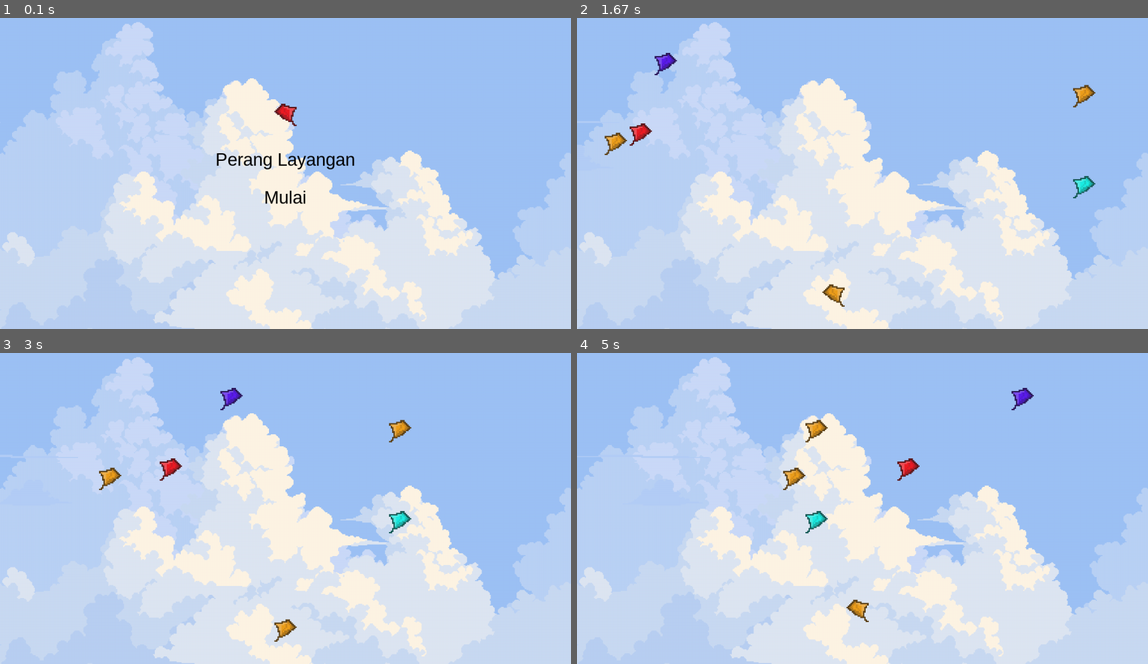
Above: before the commit, frames 1-4 (two rows, left to right).
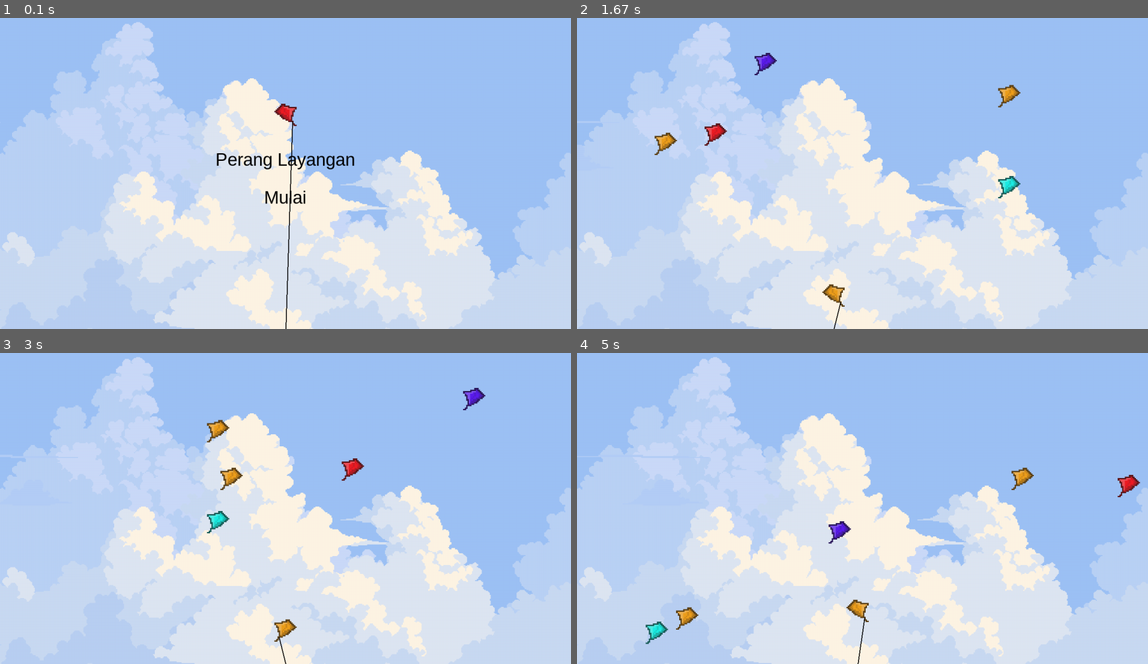
Above: after the commit, the same moments.

Repository: Tedorikk/PyGameLayangan
Game: pygame game, started from main.py
The game is run twice, just before and just after one commit, with the same random seed, the same clock (stepped at 60 frames per second) and the same inputs.
Inputs (mouse positions are in pixels of both pictures, inside the frame that each line leads up to):
- Up to frame 1 (0.1 s): no input
- Up to frame 2 (1.67 s): tap Space at 0.33, 0.73, 1.03 s; hold Right 0.67-1.13 s; click (919, 238) at 1.22 s; click (714, 49) at 1.55 s
- Up to frame 3 (3 s): click (256, 586) at 1.88 s; tap Space at 2.23 s; click (291, 536) at 2.25 s; click (205, 436) at 2.55 s; click (485, 589) at 2.88 s
- Up to frame 4 (5 s): click (674, 533) at 3.22 s; click (988, 424) at 3.55 s; click (725, 558) at 3.88 s; click (1068, 576) at 4.22 s; click (691, 623) at 4.55 s; tap Space at 4.9 s; click (771, 399) at 4.92 s; tap W at 4.98 s

The runs differ from the first frame. In frame 1, 0.2% of the frame differs, in the area x 50-52%, y 33-100%; in frame 2, 1.6%; in frame 3, 1.6%; in frame 4, 1.6%, in the area x 12-99%, y 11-100%.

Commit message:
Add String to Kite

Diff:
--- a/main.py
+++ b/main.py
@@ -209,11 +209,22 @@
             health_text = font.render(f'Health: {self.health}', True, (RED))
         screen.blit(health_text, (10, 10))  # Tampilkan nyawa di sudut kiri atas
 
+    def draw_line(self, screen):
+        # Menggambar garis dari titik bawah layangan ke posisi lebih rendah
+        if self.facing_left == True:
+            start_pos = (self.rect.centerx + 15, self.rect.bottom - 10)
+        else:
+            start_pos = (self.rect.centerx - 15, self.rect.bottom - 10)
+        end_pos = (self.rect.centerx, SCREEN_HEIGHT)  # Panjang tali layangan
+        pg.draw.line(screen, BLACK, start_pos, end_pos, 2)  # Tali berwarna hitam, tebal 2px
+
     def draw(self, screen):
         # Flip image if facing left
         image_to_draw = pg.transform.flip(self.image, True, False) if self.facing_left else self.image
         screen.blit(image_to_draw, self.rect.topleft)
-
+        self.draw_line(screen)  # Menggambar tali layangan
+
+# Kelas untuk layangan
 class Enemy(pg.sprite.Sprite):
     def __init__(self, image):
         super().__init__()
@@ -224,6 +235,8 @@
 
         # Tentukan arah awal: 1 untuk ke kanan, -1 untuk ke kiri
         self.direction = ran.choice([-1, 1])
+        self.facing_left = self.direction == -1  # Tentukan apakah menghadap kiri
+
         if self.direction == 1:  # Jika bergerak ke kanan
             self.rect.x = -self.image.get_width()  # Muncul dari kiri
         else:  # Jika bergerak ke kiri
@@ -232,7 +245,7 @@
     def update(self):
         self.rect.x += self.speed * self.direction  # Menggerakkan musuh secara horizontal
 
-        # Jika musuh keluar layar, reset posisi
+        # Jika musuh keluar layar, hapus dan spawn baru
         if self.rect.right < 0 or self.rect.left > SCREEN_WIDTH:
             self.reset_position()
 
@@ -240,13 +253,15 @@
         # Mengatur ulang posisi x dan y untuk kemunculan kembali
         self.rect.y = ran.randint(0, SCREEN_HEIGHT - 75)  # Posisi y acak
         self.direction *= -1  # Ubah arah bergerak
+        self.facing_left = self.direction == -1  # Perbarui arah
 
         # Jika bergerak ke kanan, mulai dari kiri; jika ke kiri, mulai dari kanan
         if self.direction == 1:
             self.rect.x = -self.image.get_width()  # Muncul dari kiri
         else:
             self.rect.x = SCREEN_WIDTH  # Muncul dari kanan
-        self.speed = ran.randint(5, 10)  # Kecepatan acak untuk gerakan berikutnya
+
+        self.speed = ran.randint(1, 5)  # Kecepatan acak untuk gerakan berikutnya
 
     def check_collision(self, player):
         if self.rect.colliderect(player.rect):  # Periksa tabrakan
@@ -254,8 +269,15 @@
                 return True  # Tanda bahwa game over
         return False  # Masih hidup
 
+    def draw_line(self, screen):
+        # Menggambar garis dari titik bawah layangan ke posisi lebih rendah
+        start_pos = (self.rect.centerx - 15, self.rect.bottom - 10)
+        end_pos = (self.rect.centerx, SCREEN_HEIGHT)  # Panjang tali layangan
+        pg.draw.line(screen, BLACK, start_pos, end_pos, 2)  # Tali berwarna hitam, tebal 2px
+
     def draw(self, screen):
         screen.blit(self.image, self.rect.topleft)  # Menggambar musuh ke layar
+        self.draw_line(screen)  # Menggambar tali layangan
 
 # Player and enemies initialization
 player = Player(layangan_image[layangan_selected], SCREEN_WIDTH//2, SCREEN_HEIGHT//3)  # Initial position
@@ -274,18 +296,18 @@
 clock = pg.time.Clock()
 
 while running:
-    dt = clock.tick(60)  # Mengatur game berjalan pada 60 FPS dan mendapatkan waktu yang berlalu sejak frame terakhir
+    dt = clock.tick(60)
     for event in pg.event.get():
         if event.type == pg.QUIT:
             running = False
 
         if game_state == "kite_selection":
             if event.type == pg.KEYDOWN:
-                if event.key == pg.K_LEFT or event.key == pg.K_a:  # Pindah ke layangan sebelumnya
+                if event.key == pg.K_LEFT or event.key == pg.K_a:
                     layangan_selected = (layangan_selected - 1) % len(layangan_image)
-                elif event.key == pg.K_RIGHT or event.key == pg.K_d:  # Pindah ke layangan berikutnya
+                elif event.key == pg.K_RIGHT or event.key == pg.K_d:
                     layangan_selected = (layangan_selected + 1) % len(layangan_image)
-                elif event.key == pg.K_SPACE:  # Konfirmasi pilihan dan mulai game
+                elif event.key == pg.K_SPACE:
                     player = Player(layangan_image[layangan_selected], SCREEN_WIDTH//2, SCREEN_HEIGHT//2)
                     game_state = "playing"
 
@@ -332,6 +354,11 @@
         player.draw(screen)  # Gambar pemain
         player.update(mouse_pos)  # Pembaruan posisi pemain menggunakan mouse mouse
         enemies.draw(screen)  # Gambar semua musuh
+        # Misalkan 'enemies' adalah grup sprite untuk musuh
+        for enemy in enemies:
+            enemy.update()  # Memperbarui posisi musuh
+            enemy.draw(screen)  # Menggambar musuh dan tali
+
         enemies.update()  # Pembaruan status musuh
         player.draw_health(screen)  # Gambar kesehatan pemain
         # draw_mission_status()
